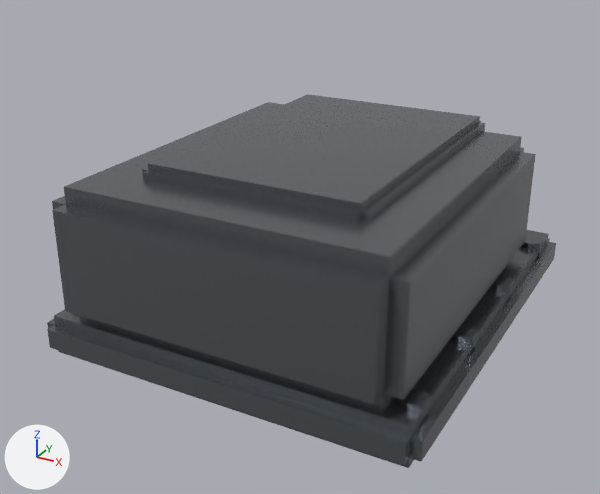
What one commit did to the glTF model prototype/assets/models/parts/railgun_casemate_mount.glb.
Both versions are drawn from a 50 mm camera at (0.545, -1.081, 0.631) aimed at (-0.018, -0.058, 0.119). The axes (+X, +Y, +Z) are drawn at lower left. The lights are the same throughout. The picture after the commit comes second. Vertices at exactly the same position are counted once.

The first picture shows 'railgun_casemate_mount'.
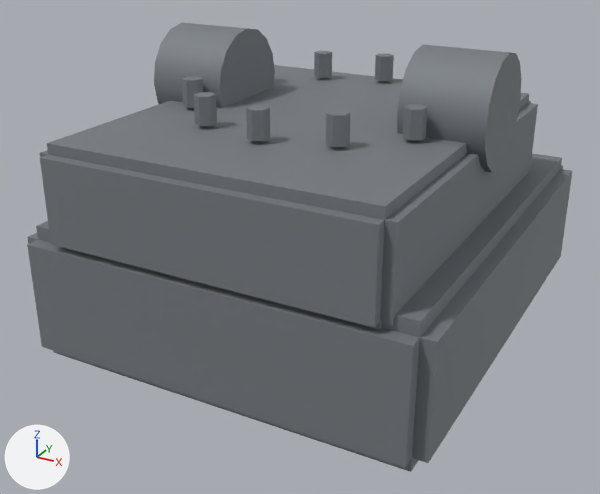
Boxes (x1, y1, x2, y2) around the edits, measured in the pictures (600 x 494 px):
'railgun_casemate_mount', surface changed, reshaped (7% wider, 20% taller): before (47, 94, 556, 468); after (27, 22, 572, 472)
part 1 of me_railgun_casemate_mount_mesh, added: after (375, 53, 394, 81)
part 2 of me_railgun_casemate_mount_mesh, added: after (314, 51, 332, 78)
part 3 of me_railgun_casemate_mount_mesh, added: after (182, 77, 203, 108)
part 4 of me_railgun_casemate_mount_mesh, added: after (194, 92, 217, 126)
part 5 of me_railgun_casemate_mount_mesh, added: after (246, 105, 270, 141)
part 6 of me_railgun_casemate_mount_mesh, added: after (326, 110, 350, 147)
part 7 of me_railgun_casemate_mount_mesh, added: after (402, 104, 428, 140)
part 8 of me_railgun_casemate_mount_mesh, added: after (154, 22, 275, 108)
part 9 of me_railgun_casemate_mount_mesh, added: after (397, 44, 522, 173)
part 10 of me_railgun_casemate_mount_mesh, rebuilt: before (52, 102, 536, 412); after (27, 153, 572, 472)
part 11 of me_railgun_casemate_mount_mesh, rebuilt: before (142, 94, 485, 222); after (40, 65, 538, 330)
part 12 of me_railgun_casemate_mount_mesh, deleted: before (47, 230, 556, 468)

Diff of the bpy script that builds the scene:
```diff
--- a/prototype/assets/models/parts/railgun_casemate_mount.glb.py
+++ b/prototype/assets/models/parts/railgun_casemate_mount.glb.py
@@ mat_railgun_casemate_mount_mat @@
 mat_railgun_casemate_mount_mat.base_color = (0.18, 0.2, 0.22)  # grey #767c81
-mat_railgun_casemate_mount_mat.metallic = 0.8
+mat_railgun_casemate_mount_mat.metallic = 0.35
 mat_railgun_casemate_mount_mat.roughness = 0.25
@@ me_railgun_casemate_mount_mesh @@
-me_railgun_casemate_mount_mesh.from_pydata(...)  # 192 vertices, 340 faces; spans x -0.29..0.29, y -0.34..0.34, z 0.0..0.28
+me_railgun_casemate_mount_mesh.from_pydata(...)  # 272 vertices, 480 faces; spans x -0.3..0.3, y -0.35..0.35, z 0.0..0.43
+# me_railgun_casemate_mount_mesh part 1: a new loose piece, a 6-sided cylinder along z spanning x -0.013..0.013, y 0.185..0.215, z 0.33..0.37, in mat_railgun_casemate_mount_mat (grey #81868b)
+# me_railgun_casemate_mount_mesh part 2: a new loose piece, a 6-sided cylinder along z spanning x -0.113..-0.087, y 0.158..0.188, z 0.33..0.37, in mat_railgun_casemate_mount_mat (grey #81868b)
+# me_railgun_casemate_mount_mesh part 3: a new loose piece, a 6-sided cylinder along z spanning x -0.186..-0.16, y -0.115..-0.085, z 0.33..0.37, in mat_railgun_casemate_mount_mat (grey #81868b)
+# me_railgun_casemate_mount_mesh part 4: a new loose piece, a 6-sided cylinder along z spanning x -0.113..-0.087, y -0.188..-0.158, z 0.33..0.37, in mat_railgun_casemate_mount_mat (grey #81868b)
+# me_railgun_casemate_mount_mesh part 5: a new loose piece, a 6-sided cylinder along z spanning x -0.013..0.013, y -0.215..-0.185, z 0.33..0.37, in mat_railgun_casemate_mount_mat (grey #81868b)
+# me_railgun_casemate_mount_mesh part 6: a new loose piece, a 6-sided cylinder along z spanning x 0.087..0.113, y -0.188..-0.158, z 0.33..0.37, in mat_railgun_casemate_mount_mat (grey #81868b)
+# me_railgun_casemate_mount_mesh part 7: a new loose piece, a 6-sided cylinder along z spanning x 0.16..0.186, y -0.115..-0.085, z 0.33..0.37, in mat_railgun_casemate_mount_mat (grey #81868b)
+# me_railgun_casemate_mount_mesh part 8: a new loose piece, a 16-sided cylinder along x spanning x -0.26..-0.14, y -0.08..0.08, z 0.27..0.43, in mat_railgun_casemate_mount_mat (grey #81868b)
+# me_railgun_casemate_mount_mesh part 9: a new loose piece, a 16-sided cylinder along x spanning x 0.14..0.26, y -0.08..0.08, z 0.27..0.43, in mat_railgun_casemate_mount_mat (grey #81868b)
+# me_railgun_casemate_mount_mesh part 10: the loose piece of 32 vertices spanning x -0.26..0.26, y -0.34..0.24, z 0.06..0.26 is rebuilt with 32 vertices and now spans x -0.3..0.3, y -0.35..0.35, z 0.0..0.2
+# me_railgun_casemate_mount_mesh part 11: the loose piece of 32 vertices spanning x -0.17..0.17, y -0.24..0.24, z 0.16..0.28 is rebuilt with 32 vertices and now spans x -0.25..0.25, y -0.35..0.25, z 0.175..0.325
+# me_railgun_casemate_mount_mesh part 12: 9 loose pieces with 128 vertices, spanning x -0.29..0.29, y -0.34..0.34, z 0.0..0.07, are deleted
+# other edits to the shape of me_railgun_casemate_mount_mesh do not show in these pictures
 me_railgun_casemate_mount_mesh.materials.append(mat_railgun_casemate_mount_mat)
```
